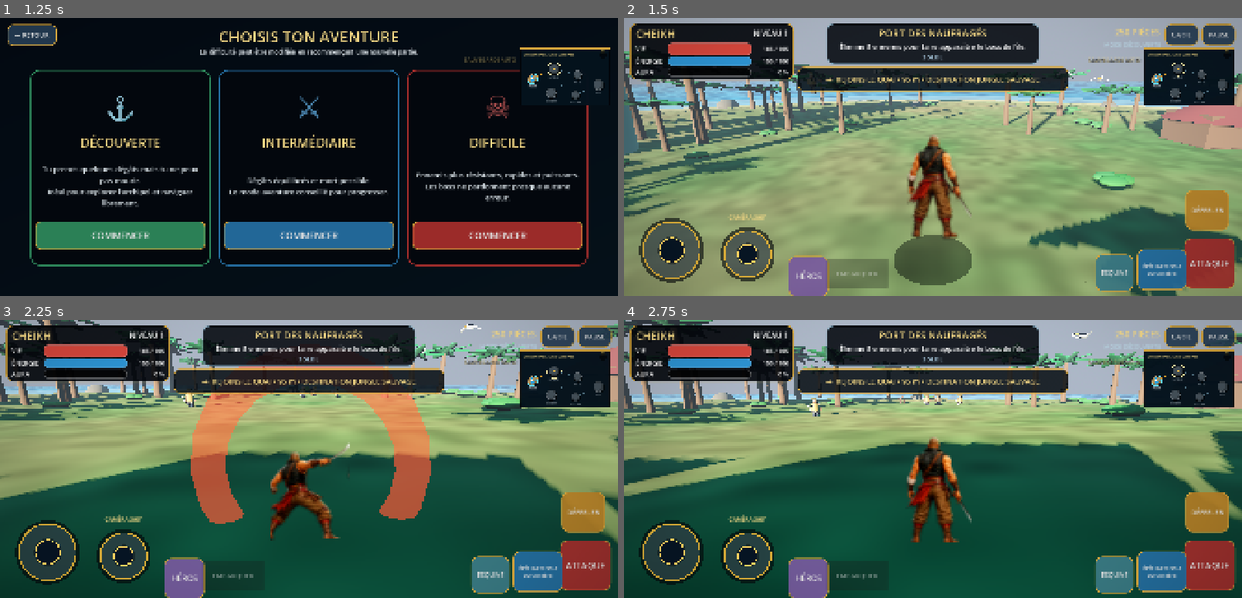
Above: before the commit, frames 1-4 (two rows, left to right).
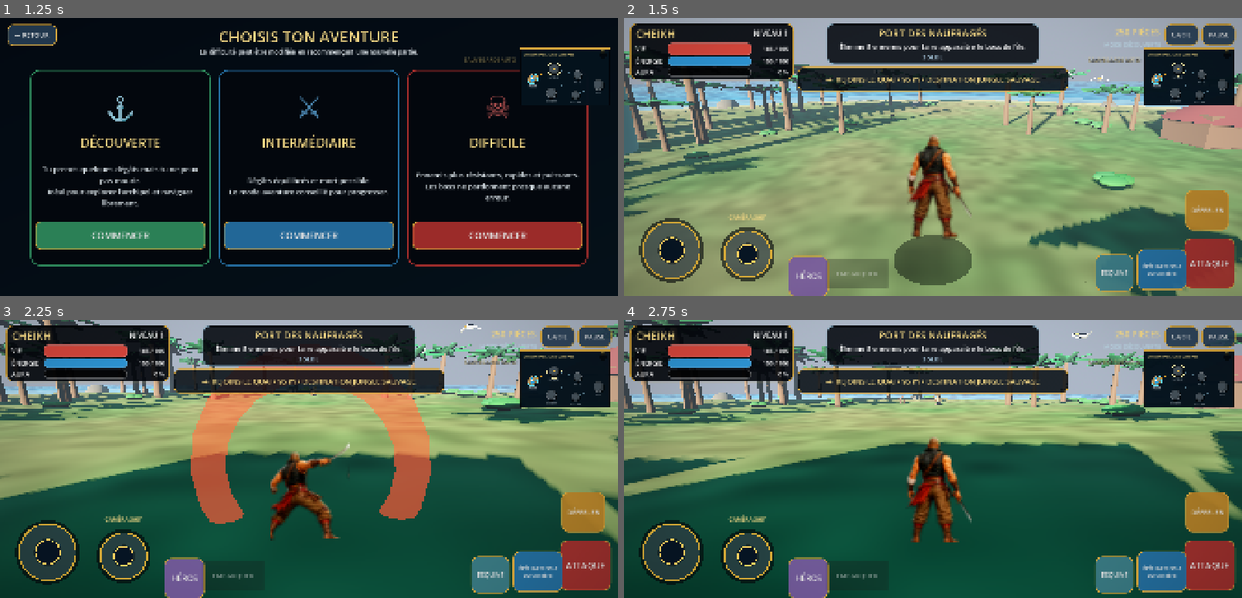
Above: after the commit, the same moments.

Repository: Chasmet/Chk-pirate-warrior-
Game: Godot game, scene res://scenes/main.tscn
Same seed, same stepped clock (60 frames per second), same inputs: the game is played once before the commit and once after it.
Inputs (mouse positions are in pixels of both pictures, inside the frame that each line leads up to):
- Up to frame 1 (1.25 s): click (123, 84) at 0.52 s
- Up to frame 2 (1.5 s): click "COMMENCER" at 1.25 s
- Up to frame 3 (2.25 s): drag from (414, 495) to (370, 397) at 2.02 s
- Up to frame 4 (2.75 s): no input

Frame 1 is identical in both runs. In frame 2, 0.2% of the frame differs, in the area x 0-64%, y 20-70%; in frame 3, 0.1%; in frame 4, 0.2%.

Commit message:
fix: conserver le monde 3D et limiter le rendu 2.5D aux boss

Diff:
--- a/godot/project.godot
+++ b/godot/project.godot
@@ -1,6 +1,7 @@
 ; CHK Pirate Warrior — Godot 4.6.3 stable
 ; Monde ouvert 3D mobile en français.
-; V3.4 : boss, commandants, nakama et animaux originaux en 2.5D.
+; Le monde, les ennemis ordinaires, les animaux, le bateau et les collisions restent en 3D.
+; Seuls les héros et les boss utilisent un Sprite3D réaliste intégré au monde.
 
 config_version=5
 
@@ -25,7 +26,7 @@
 ArchipelagoMinimap="*res://scripts/archipelago_minimap.gd"
 TargetHealthHud="*res://scripts/target_health_hud.gd"
 AAAPresentationDirector="*res://scripts/aaa_presentation_director.gd"
-Roster25DDirector="*res://scripts/roster_25d_director.gd"
+Boss25DDirector="*res://scripts/boss_25d_director.gd"
 
 [display]
 
